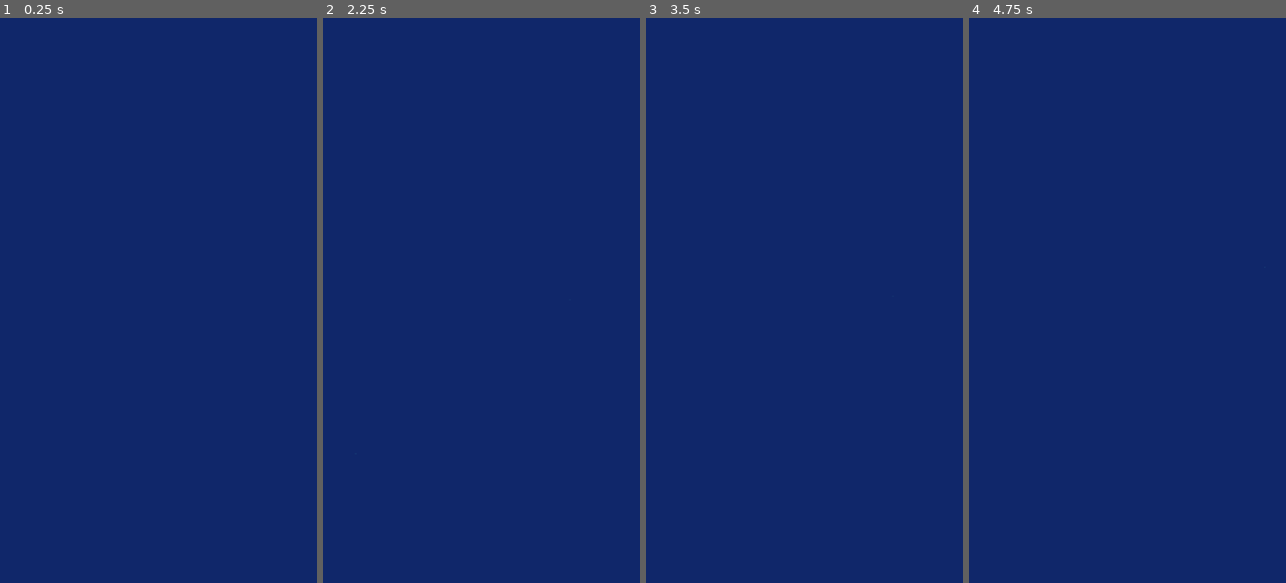
Above: before the commit, frames 1-4 (left to right).
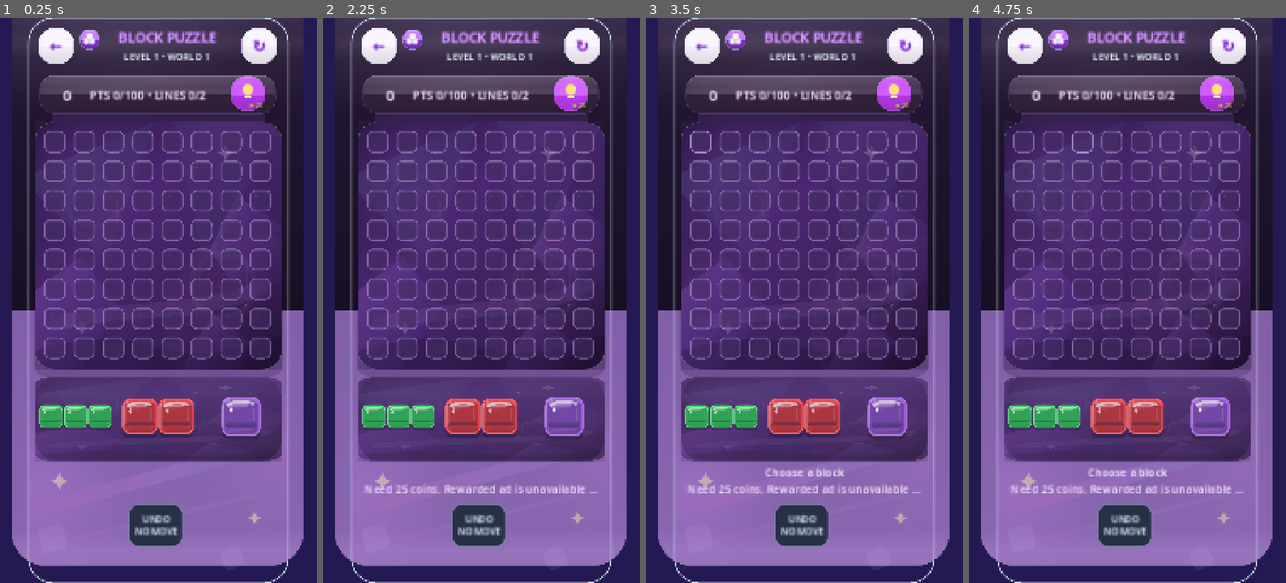
Above: after the commit, the same moments.

Repository: eghosa001/unjam
Game: Godot game, scene res://scenes/BlockPuzzle.tscn
The game is run twice, just before and just after one commit, with the same random seed, the same clock (stepped at 60 frames per second) and the same inputs. This scene is started directly instead of the project's main scene.
Inputs (mouse positions are in pixels of both pictures, inside the frame that each line leads up to):
- Up to frame 1 (0.25 s): no input
- Up to frame 2 (2.25 s): click (380, 46) at 0.5 s, where only the run after the commit has a clickable "←"; click (582, 46) at 1.25 s, where only the run after the commit has a clickable "↻"; click (570, 91) at 2 s, where only the run after the commit has a clickable "◈25"
- Up to frame 3 (3.5 s): click (699, 142) at 2.77 s
- Up to frame 4 (4.75 s): click (1054, 142) at 3.52 s; click (1083, 142) at 4.27 s

The runs differ from the first frame. In frame 1, 89% of the frame differs, in the area x 3-96%, y 0-100%; in frame 2, 89%; in frame 3, 89%; in frame 4, 89%.
Error before the commit: Parse Error: Could not resolve class "res://scripts/game/block_puzzle_final_polish.gd". (res://scripts/game/block_puzzle_10000.gd:1)

Commit message:
Correctly consolidate magnetic drag handlers and responsive preview

Diff:
--- a/scripts/ui/smooth_block_piece_button.gd
+++ b/scripts/ui/smooth_block_piece_button.gd
@@ -34,12 +34,6 @@
 			var cell = cells[index]
 			if cell != null and is_instance_valid(cell) and cell.has_method("set_drag_footprint"):
 				cell.call("set_drag_footprint", active, valid, accent)
-
-		return
-	_last_footprint_origin = Vector2i(-1,-1)
-	_last_footprint_valid = false
-	super._clear_touch_footprint()
-
 
 func _gui_input(event: InputEvent) -> void:
 	if event is InputEventScreenTouch:
@@ -57,18 +51,6 @@
 			_begin_drag_feedback()
 	super._gui_input(event)
 
-		var pointer: Vector2 = get_global_transform_with_canvas() * event.position
-		if event.pressed:
-			_down_pointer = pointer
-			_drag_distance = 0.0
-			_last_magnet = Vector2i(-1,-1)
-		else:
-			_drag_distance = maxf(_drag_distance,pointer.distance_to(_down_pointer))
-	elif event is InputEventScreenDrag:
-		var pointer: Vector2 = get_global_transform_with_canvas() * event.position
-		_drag_distance = maxf(_drag_distance,pointer.distance_to(_down_pointer))
-	super._gui_input(event)
-
 func _update_touch_footprint(screen_position: Vector2) -> void:
 	if _drag_distance < MIN_ACTUAL_DRAG_PX:
 		_clear_touch_footprint()
@@ -77,8 +59,8 @@
 	if game == null:
 		_clear_touch_footprint()
 		return
-	# Show an illegal aim in red at its ACTUAL footprint. Only legally
-	# magnetized positions turn green and can be committed on release.
+	# An illegal aim appears red in its actual cell footprint. Only a legal
+	# magnetized position is highlighted green and accepted on release.
 	var origin := _last_magnet
 	if origin.x < 0:
 		origin = MagneticTarget.preview_origin(game, shape, screen_position, MagneticTarget.lift_distance(game))
@@ -90,25 +72,6 @@
 	_last_footprint_valid = valid
 	if origin.x >= 0:
 		_set_footprint(game, origin, true, valid)
-
-		_clear_touch_footprint()
-		return
-	var game := _game()
-	if game == null:
-		_clear_touch_footprint()
-		return
-	# Reuse the preview's cached magnetic target; avoid waking all 64 board
-	# cells on every sub-cell finger movement at 60/120Hz.
-	var origin := _last_magnet
-	if origin.x < 0:
-		origin = _best_origin(game,screen_position)
-	var valid := origin.x >= 0 and bool(game.call("can_place",shape,origin))
-	if origin == _last_footprint_origin and valid == _last_footprint_valid:
-		return
-	_last_footprint_origin = origin
-	_last_footprint_valid = valid
-	super._update_touch_footprint(screen_position)
-
 
 func _clear_single_touch_preview() -> void:
 	if touch_preview != null and is_instance_valid(touch_preview):
@@ -121,21 +84,10 @@
 	touch_preview = null
 
 func _begin_drag_feedback() -> void:
-	# A tap should select the tray piece, not make it disappear and flash a
-	# floating duplicate. Start the lift only after actual pointer movement.
+	# Tap-select should not hide the tray piece or flash a floating duplicate.
 	if touch_drag_started and _drag_distance < MIN_ACTUAL_DRAG_PX:
 		return
 	if dragging:
-		return
-	dragging = true
-	_sync_processing()
-	modulate = Color(1, 1, 1, 0)
-	var tween := create_tween().set_trans(Tween.TRANS_QUAD).set_ease(Tween.EASE_OUT)
-	tween.tween_property(self, "scale", Vector2(0.84, 0.84), 0.07)
-	var feedback := get_node_or_null("/root/FeedbackManager")
-	if feedback != null and feedback.has_method("tap"):
-		feedback.call("tap")
-
 		return
 	dragging = true
 	_sync_processing()
@@ -173,28 +125,10 @@
 	_last_magnet = chosen
 	return chosen
 
-	_last_magnet = chosen
-	return chosen
-
 func _show_touch_preview(screen_position: Vector2) -> void:
 	if touch_drag_started and _drag_distance < MIN_ACTUAL_DRAG_PX:
 		return
 	var game := _game()
-	if game == null:
-		return
-	if touch_preview == null or not is_instance_valid(touch_preview):
-		_clear_single_touch_preview()
-		touch_preview = SmoothDragPreview.new()
-		touch_preview.configure(shape, accent, _board_cell_visual_size(game))
-		touch_preview.mouse_filter = Control.MOUSE_FILTER_IGNORE
-		touch_preview.z_index = 950
-		var layer = game.get("effects_layer")
-		if layer is Control:
-			layer.add_child(touch_preview)
-		else:
-			game.add_child(touch_preview)
-	_update_touch_preview_position(screen_position)
-
 	if game == null:
 		return
 	if touch_preview == null or not is_instance_valid(touch_preview):
@@ -265,35 +199,13 @@
 	var desired := local_point - centroid
 	var origin := _best_origin(game, screen_position)
 	var valid := origin.x >= 0 and bool(game.call("can_place", shape, origin))
-	var display_origin := origin
-	if display_origin.x < 0:
-		display_origin = MagneticTarget.preview_origin(game, shape, screen_position, lift)
-	if display_origin.x >= 0:
-		desired = _preview_position_for_origin(game, display_origin)
-	# The red invalid ghost and footprint refer to the same cell pattern; the
-	# green legal one is the exact release target, with no last-frame jump.
+	if not valid:
+		origin = MagneticTarget.preview_origin(game, shape, screen_position, lift)
+	if origin.x >= 0:
+		desired = _preview_position_for_origin(game, origin)
+	# Invalid ghosts and board footprints are red; legal snaps align exactly
+	# with the accepted release position, without one-frame teleporting.
 	touch_preview.set_drag_target(desired, valid)
-
-		return
-	var parent_control := touch_preview.get_parent() as Control
-	if parent_control == null:
-		return
-	var local_point := parent_control.get_global_transform_with_canvas().affine_inverse() * screen_position
-	var desired := local_point - Vector2(touch_preview.size.x * 0.5, touch_preview.size.y * 0.5 + TOUCH_LIFT)
-	var game := _game()
-	var valid := false
-	if game != null:
-		var origin := _best_origin(game, screen_position)
-		valid = _drag_distance >= MIN_ACTUAL_DRAG_PX and origin.x >= 0 and bool(game.call("can_place", shape, origin))
-		if valid:
-			# Match the ghost to the *actual* legal cells highlighted beneath it.
-			# The same centroid calculation is used on pointer release; no
-			# unexpected teleport occurs between hover and committed placement.
-			desired = _preview_position_for_origin(game, origin)
-	if touch_preview.has_method("set_drag_target"):
-		touch_preview.call("set_drag_target", desired, valid)
-	else:
-		touch_preview.position = desired
 
 func _finish_touch_drag(screen_position: Vector2) -> void:
 	var game := _game()
